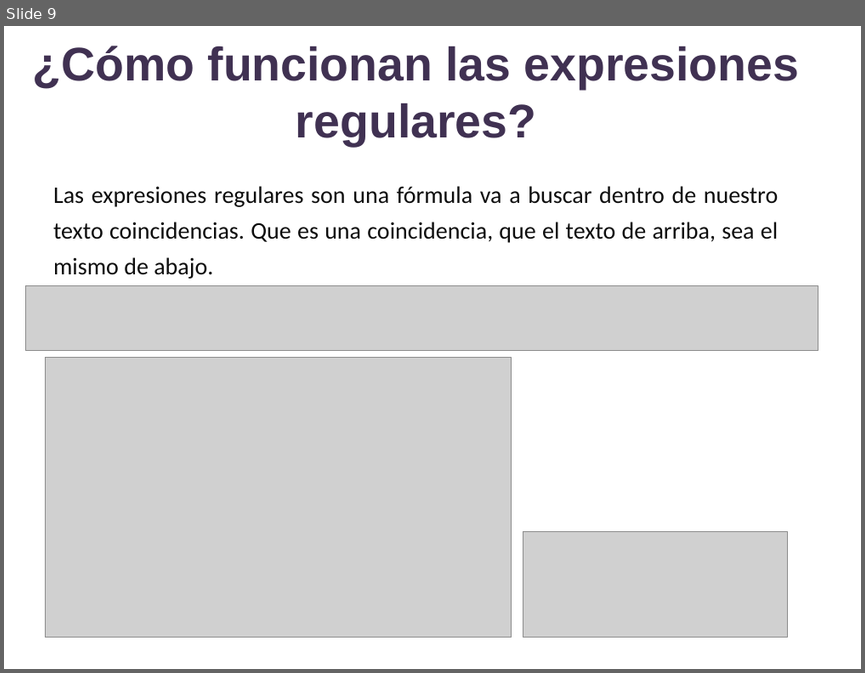
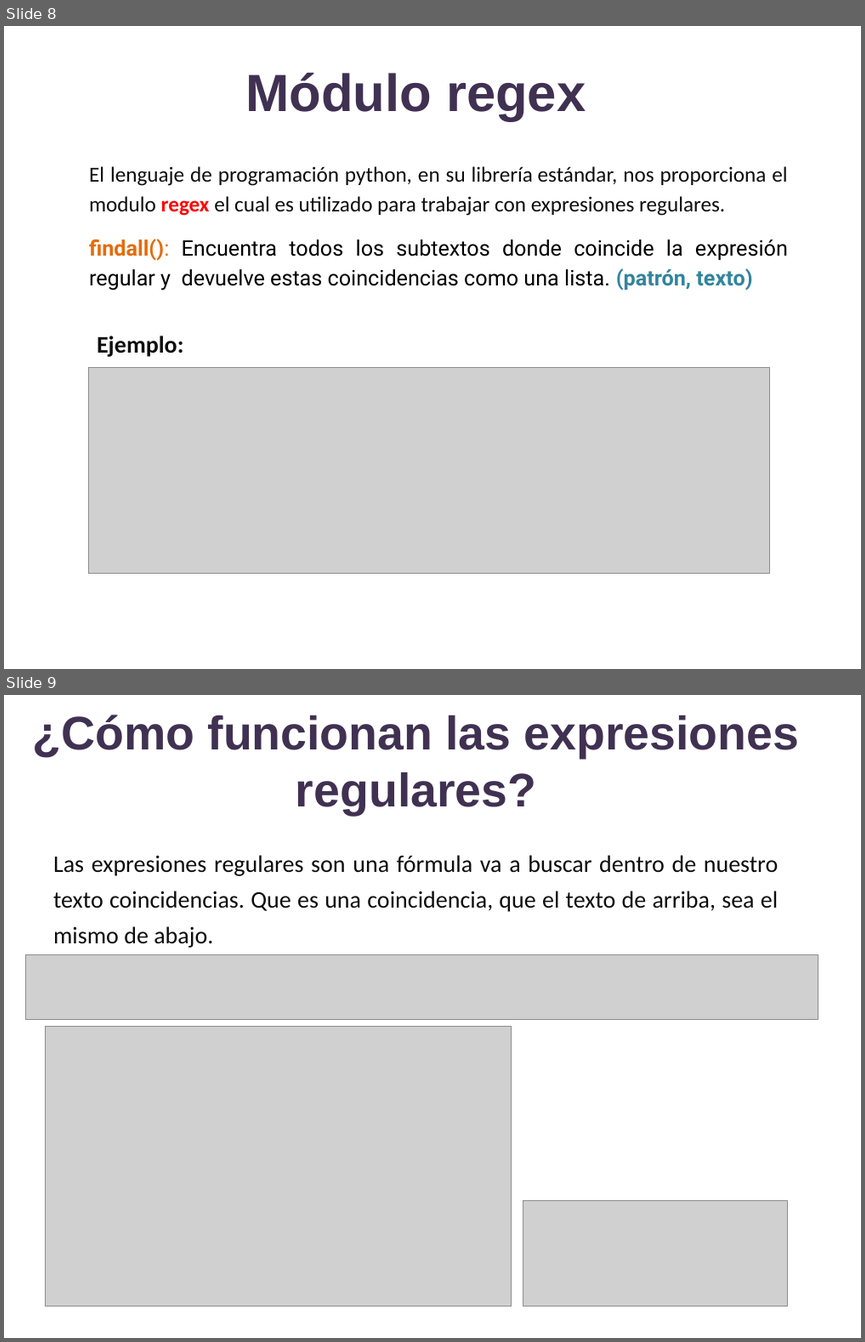
Before and after one commit to lizetheP/Analitica, a slide deck: CalendarioAgo2022/presentaciones/18_Expresiones_regulares.pptx. Shown one above the other, each under a label of ours: slide 9 before the commit, slides 8 and 9 after it. The pictures are 865x673 and 865x1342 pixels, drawn with LibreOffice and Linux fonts; fonts in the diff are those of the drawing; grey boxes stand for pictures. Boxes give left, top, right and bottom in pixels: in the first picture for what was removed or moved away, otherwise in the second. Text is boxed around its words. In the diff, an @@ line names an element or a change of style, - is before the commit and + after.

```diff
--- a/CalendarioAgo2022/presentaciones/18_Expresiones_regulares.pptx
+++ b/CalendarioAgo2022/presentaciones/18_Expresiones_regulares.pptx
@@ slide 8 added at box(4, 26, 861, 669), background #FFFFFF @@
@@ title added at box(245, 73, 585, 121), 44 pt, text #403152, bold @@
+Módulo regex
@@ text added at box(89, 166, 788, 290), 18 pt, text #0D0D0D @@
+El lenguaje de programación python, en su librería estándar, nos proporciona el modulo regex el cual es utilizado para trabajar con expresiones regulares.
+findall(): Encuentra todos los subtextos donde coincide la expresión regular y devuelve estas coincidencias como una lista. (patrón, texto)
@@ text added at box(97, 335, 183, 357), 20 pt, text #0D0D0D, bold @@
+Ejemplo:
@@ picture added at box(88, 368, 769, 573) @@
```
Also in this commit, not shown: 9 slides changed, 51 slides removed, 2 other files.
